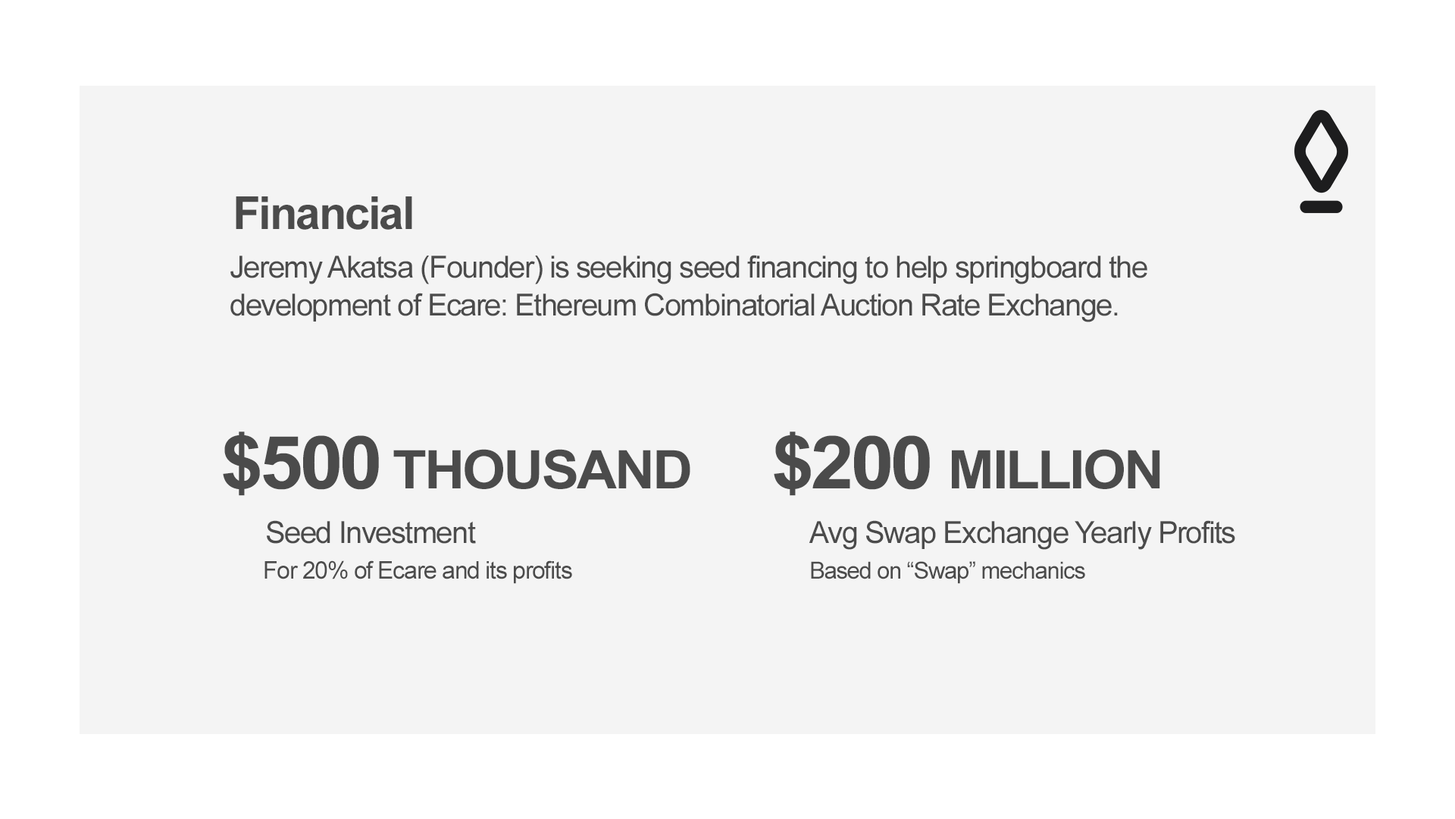
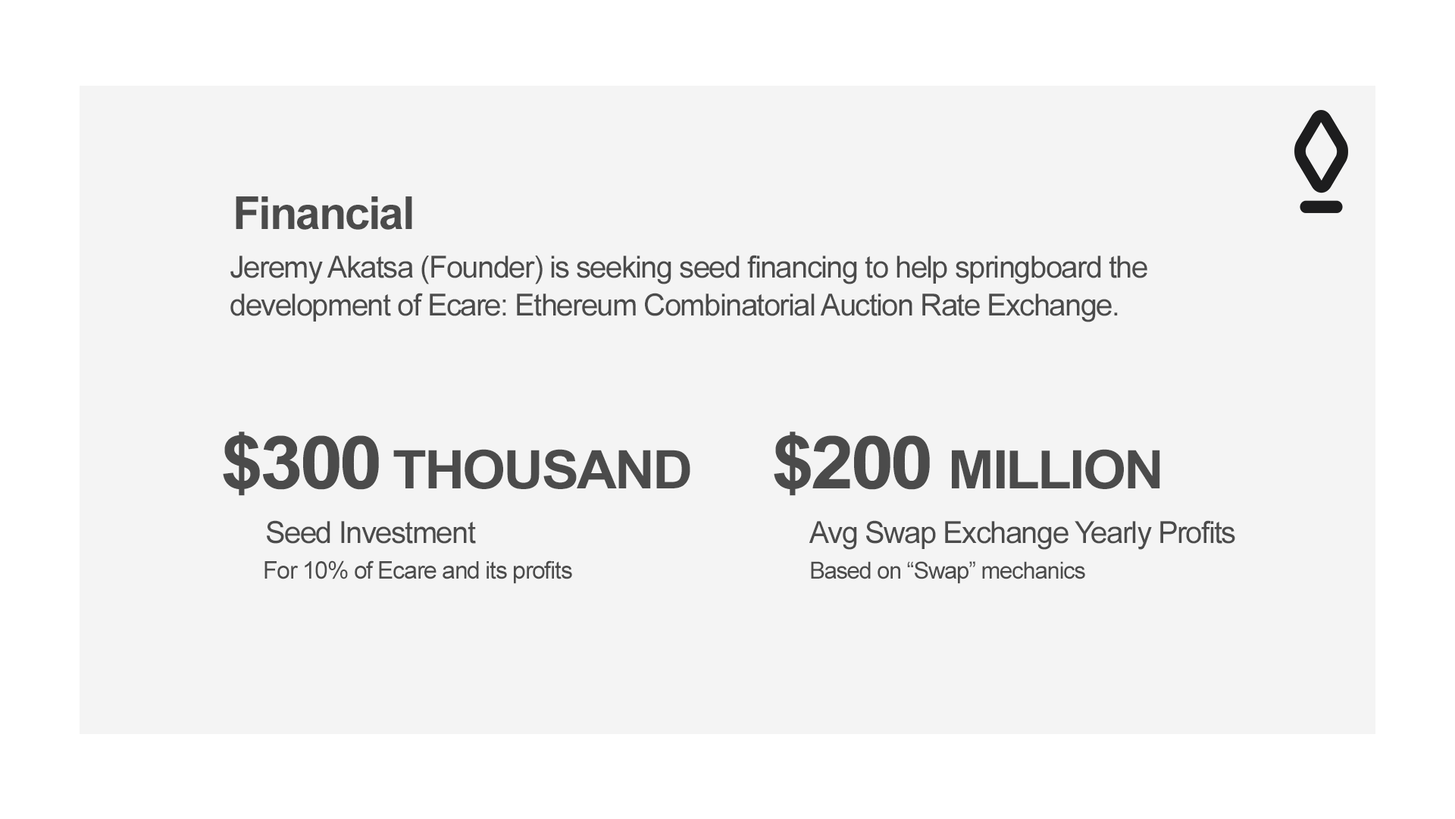
Layered file, before and after one edit (1455 × 819). Changes by layer:
renamed "For 20% of Ecare and its profits" to "For 10% of Ecare and its profits", painted on it over [303, 560, 315, 579]
renamed "$500 THOUSAND" to "$300 THOUSAND", painted on it over [263, 435, 301, 490]
